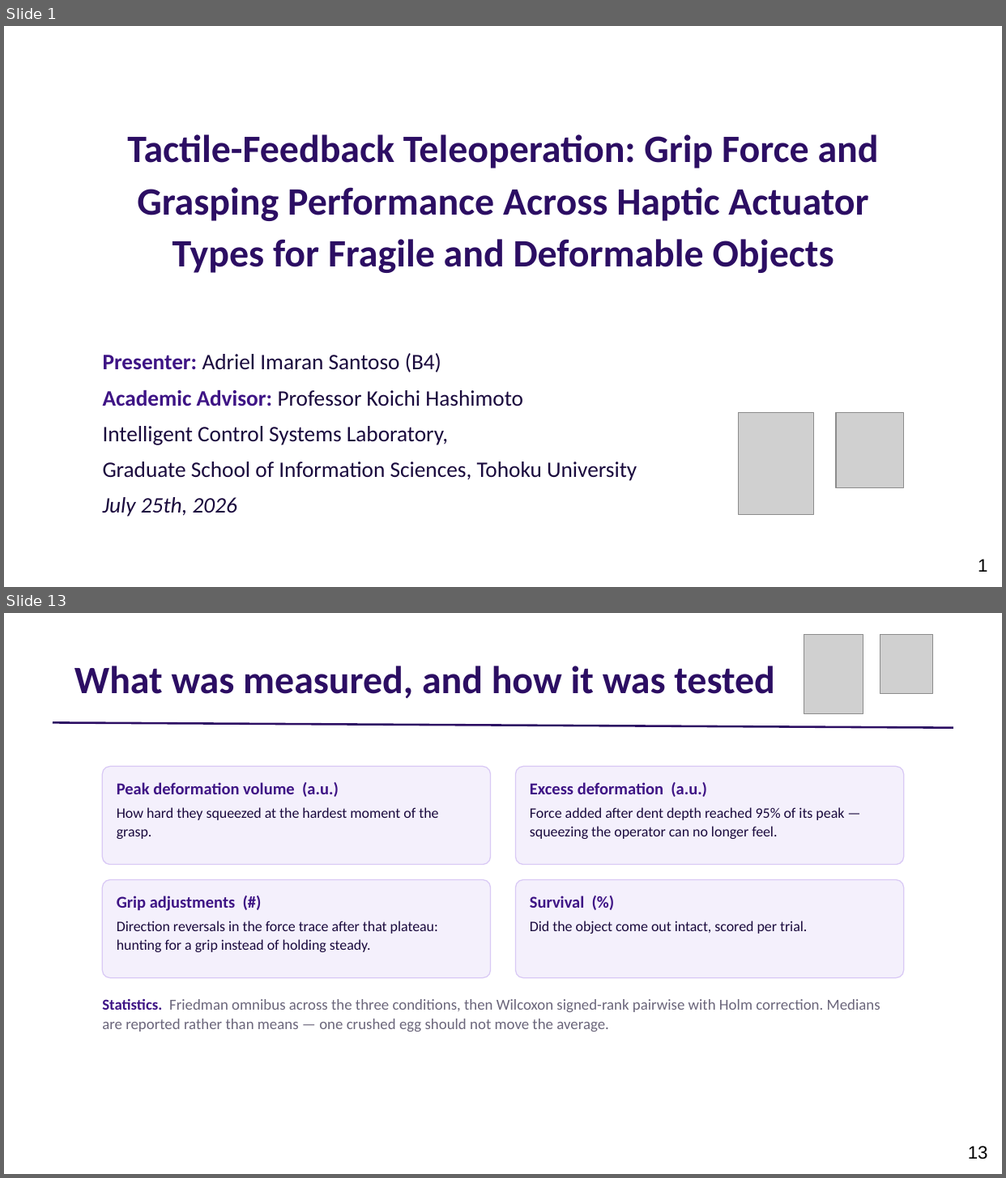
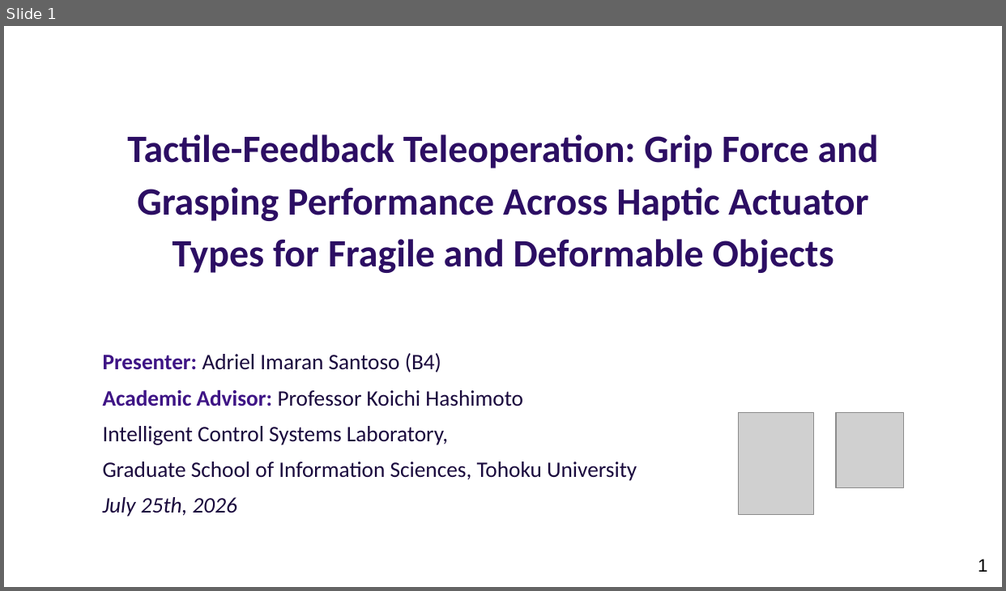
Before and after one commit to adibatic/gripper-haptic, a slide deck: thesis/presentation_slides.pptx. Shown one above the other, each under a label of ours: slides 1 and 13 before the commit, slide 1 after it; the slides between them are not shown. The pictures are 1006x1178 and 1006x591 pixels, drawn with LibreOffice and Linux fonts; fonts in the diff are those of the drawing; grey boxes stand for pictures. Boxes give left, top, right and bottom in pixels: in the first picture for what was removed or moved away, otherwise in the second. Text is boxed around its words. In the diff, an @@ line names an element or a change of style, - is before the commit and + after.

```diff
--- a/thesis/presentation_slides.pptx
+++ b/thesis/presentation_slides.pptx
@@ slide 13 removed at <box>4,613,1002,1174</box>, background #FFFFFF @@
@@ picture removed at <box>804,634,863,713</box> @@
@@ picture removed at <box>880,634,933,693</box> @@
@@ text removed at <box>74,666,774,699</box> @@
-What was measured, and how it was tested
@@ line removed from (53, 723) to (953, 728) @@
@@ rounded rectangle removed at <box>102,767,490,864</box> @@
@@ text removed at <box>117,782,438,839</box> @@
-Peak deformation volume (a.u.)
-How hard they squeezed at the hardest moment of the grasp.
@@ rounded rectangle removed at <box>515,767,903,864</box> @@
@@ text removed at <box>530,782,844,839</box> @@
-Excess deformation (a.u.)
-Force added after dent depth reached 95% of its peak — squeezing the operator can no longer feel.
@@ rounded rectangle removed at <box>102,879,490,977</box> @@
@@ rounded rectangle removed at <box>515,879,903,977</box> @@
@@ text removed at <box>117,896,438,952</box> @@
-Grip adjustments (#)
-Direction reversals in the force trace after that plateau: hunting for a grip instead of holding steady.
@@ text removed at <box>530,896,807,934</box> @@
-Survival (%)
-Did the object come out intact, scored per trial.
@@ text removed at <box>102,999,880,1032</box> @@
-Statistics. Friedman omnibus across the three conditions, then Wilcoxon signed-rank pairwise with Holm correction. Medians are reported rather than means — one crushed egg should not move the average.
@@ page number removed at <box>968,1146,988,1160</box> @@
-13
```
Also in this commit, not shown: 5 slides changed, 11 slides added, 13 other slides removed, 3 other files.
